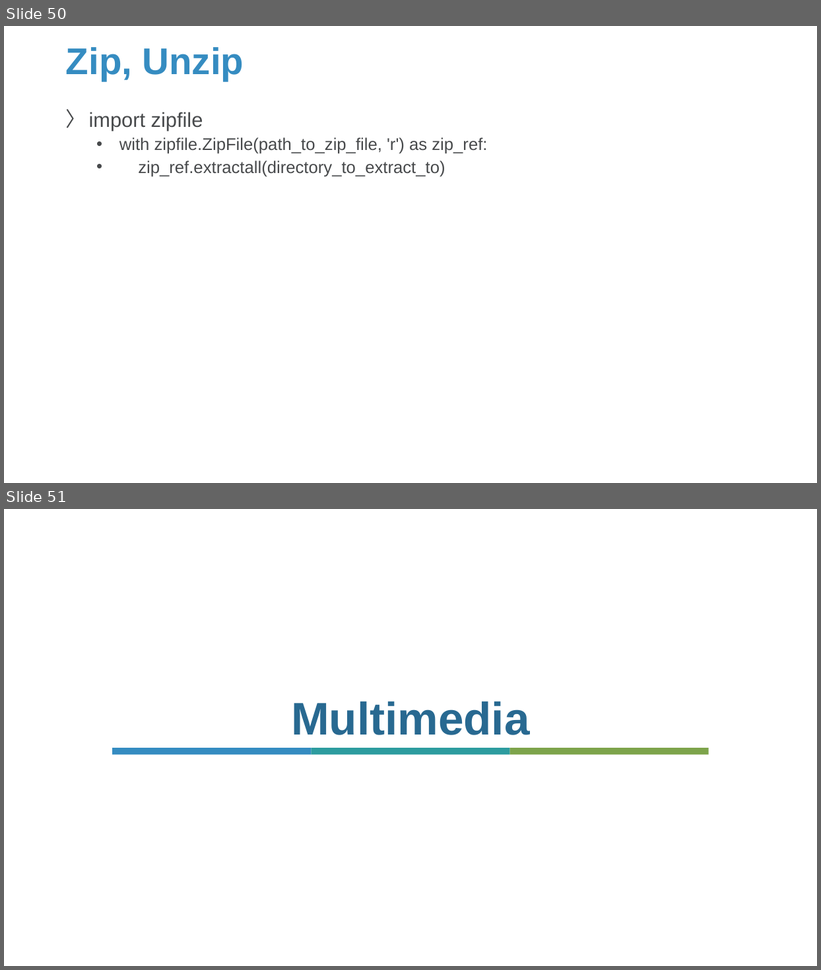
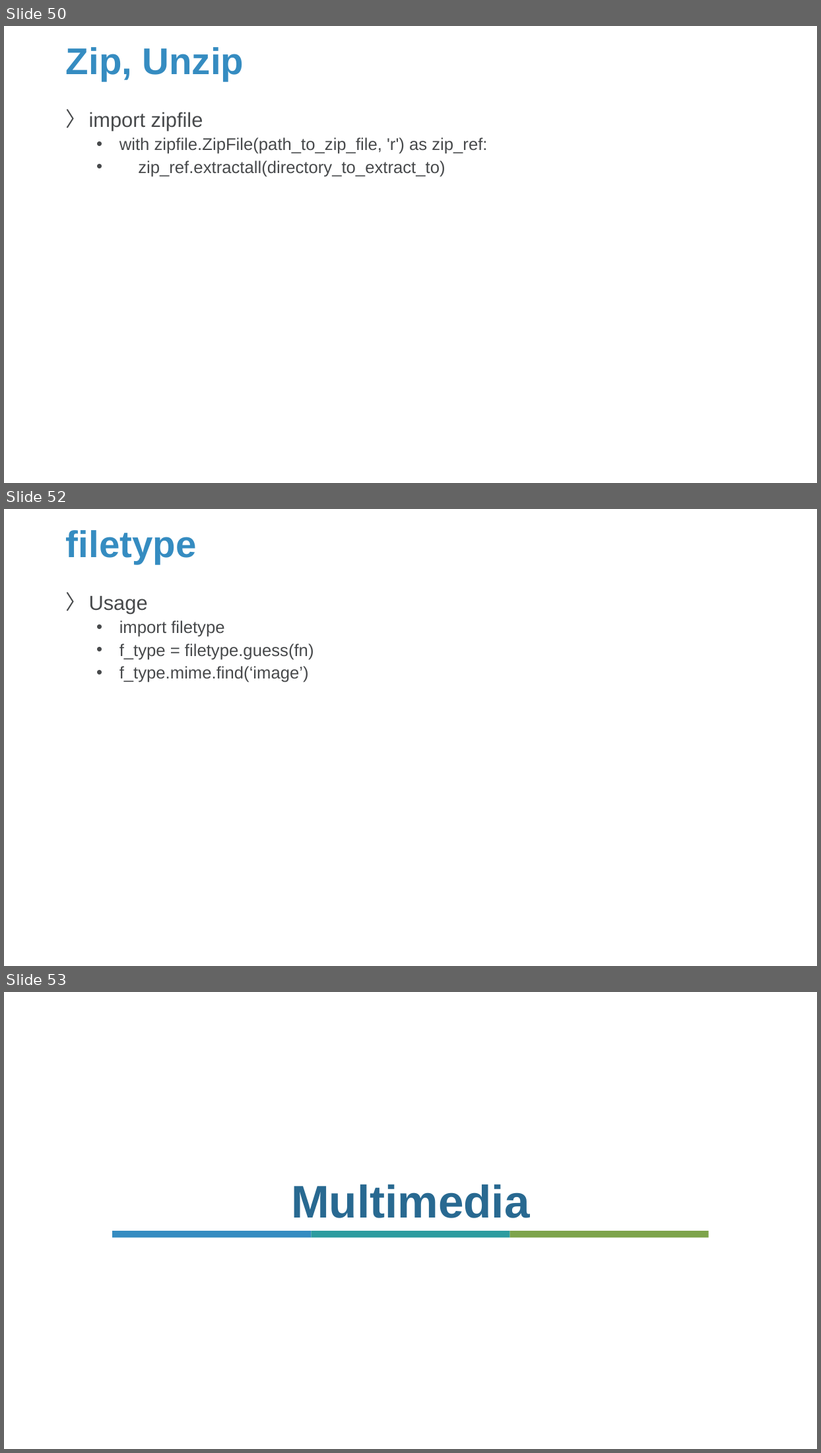
Before and after one commit to Sparks-Lu/TechNotes, a slide deck: Python/Python-Notes.pptx. Shown one above the other, each under a label of ours: slides 50 and 51 before the commit, slides 50, 52 and 53 after it; the slides between them are not shown. The pictures are 821x970 and 821x1453 pixels, drawn with LibreOffice and Linux fonts; fonts in the diff are those of the drawing; background and template pictures are left out. Boxes give left, top, right and bottom in pixels: in the first picture for what was removed or moved away, otherwise in the second. Text is boxed around its words. In the diff, an @@ line names an element or a change of style, - is before the commit and + after.

```diff
--- a/Python/Python-Notes.pptx
+++ b/Python/Python-Notes.pptx
@@ slide 52 added at <box>4,509,817,966</box>, background picture (left out) @@
@@ title added at <box>66,530,196,564</box>, 44 pt, text #358CC1, bold @@
+filetype
@@ text added at <box>89,596,314,683</box>, 20 pt, text #47494B @@
+〉 Usage
+  • import filetype
+  • f_type = filetype.guess(fn)
+  • f_type.mime.find(‘image’)
@@ what was slide 51 is now slide 53 @@
```
Also in this commit, not shown: 1 other slide added, 5 other files.
